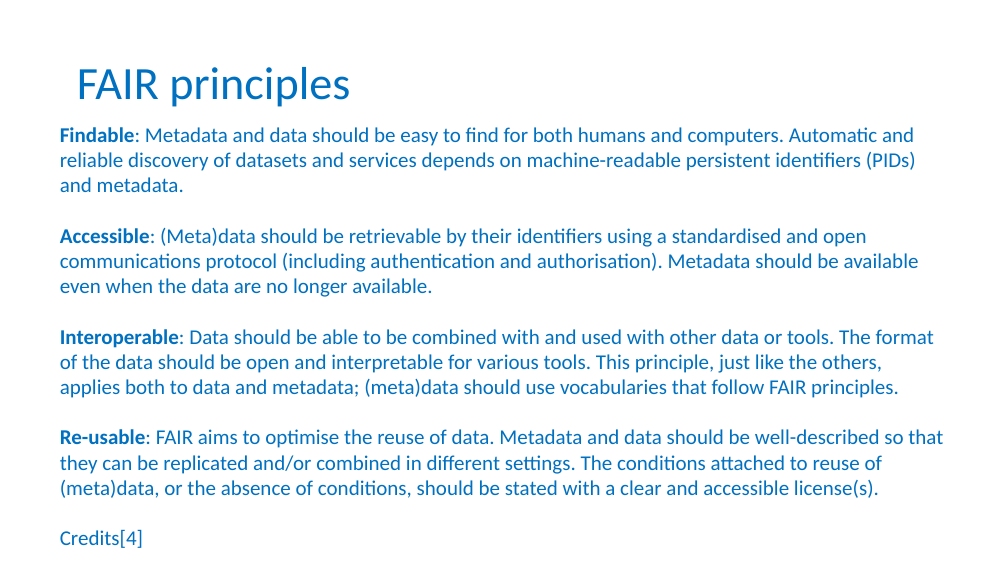
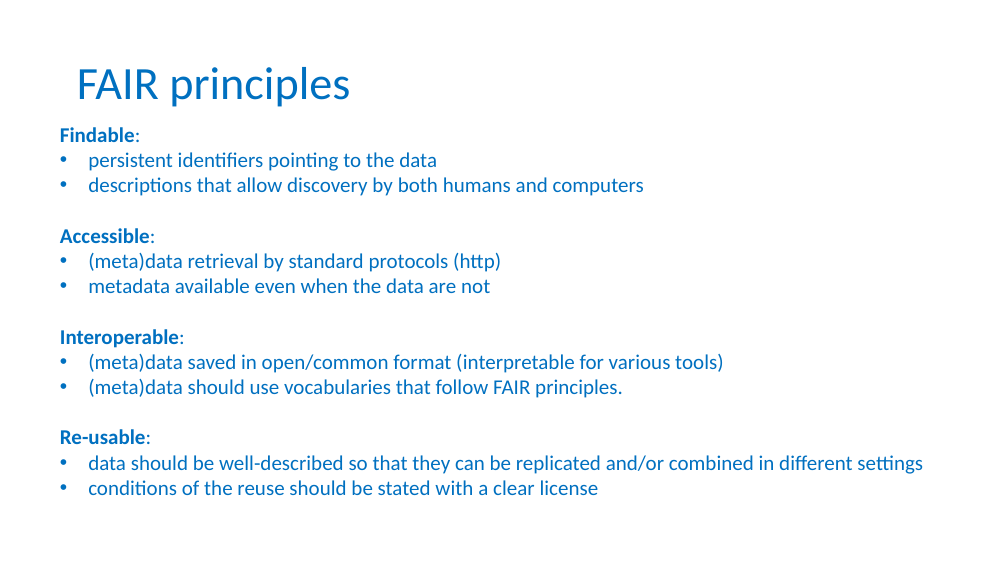
Before and after one commit to tobyhodges/probable-enigma, a slide deck: slide 9 of instructors/02-Being_FAIR.pptx. Drawn at 1008x567 pixels with LibreOffice and Linux fonts; fonts in the diff are those of the drawing; background and template pictures are left out. Boxes give left, top, right and bottom in pixels: in the first picture for what was removed or moved away, otherwise in the second. Text is boxed around its words. In the diff, an @@ line names an element or a change of style, - is before the commit and + after.

Commit message:
revised FAIR episode

```diff
--- a/instructors/02-Being_FAIR.pptx
+++ b/instructors/02-Being_FAIR.pptx
@@ text at (60, 127, 923, 495): text changed @@
-Findable: Metadata and data should be easy to find for both humans and computers. Automatic and reliable discovery of datasets and services depends on machine-readable persistent identifiers (PIDs) and metadata.
-Accessible: (Meta)data should be retrievable by their identifiers using a standardised and open communications protocol (including authentication and authorisation). Metadata should be available even when the data are no longer available.
-Interoperable: Data should be able to be combined with and used with other data or tools. The format of the data should be open and interpretable for various tools. This principle, just like the others, applies both to data and metadata; (meta)data should use vocabularies that follow FAIR principles.
-Re-usable: FAIR aims to optimise the reuse of data. Metadata and data should be well-described so that they can be replicated and/or combined in different settings. The conditions attached to reuse of (meta)data, or the absence of conditions, should be stated with a clear and accessible license(s).
-Credits[4]
+Findable:
+• persistent identifiers pointing to the data
+• descriptions that allow discovery by both humans and computers
+Accessible:
+• (meta)data retrieval by standard protocols (http)
+• metadata available even when the data are not
+Interoperable:
+• (meta)data saved in open/common format (interpretable for various tools)
+• (meta)data should use vocabularies that follow FAIR principles.
+Re-usable:
+• data should be well-described so that they can be replicated and/or combined in different settings
+• conditions of the reuse should be stated with a clear license
```
Also in this commit, not shown: 1 other slide changed, 1 slide added, 1 other file.
